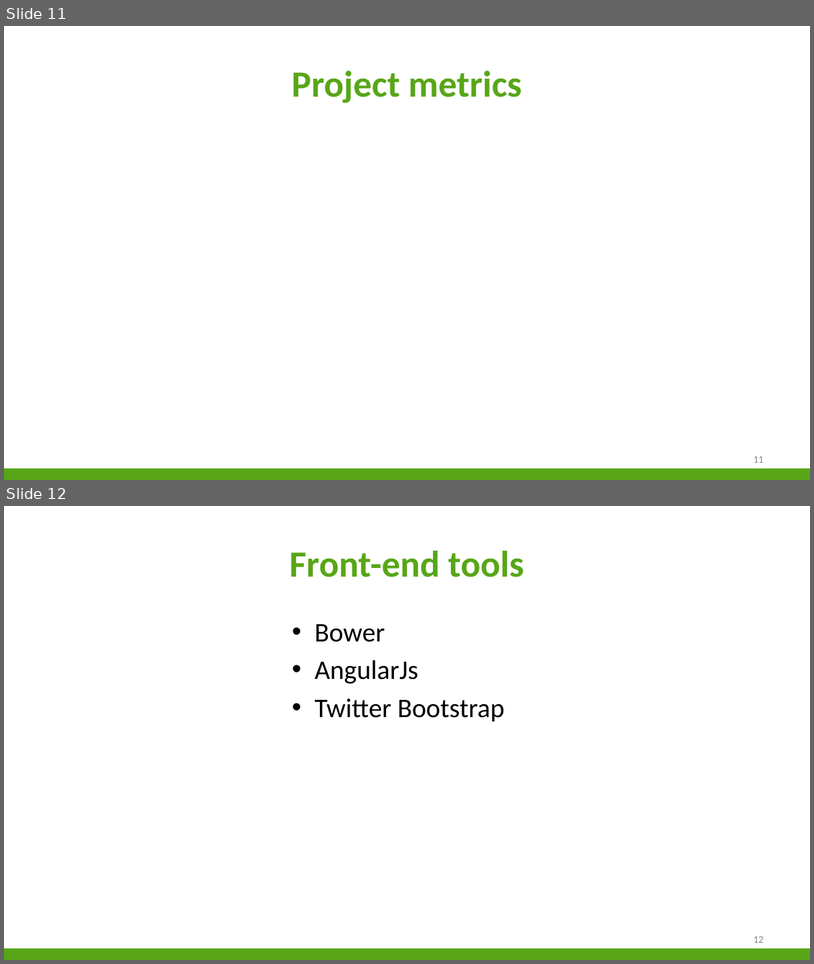
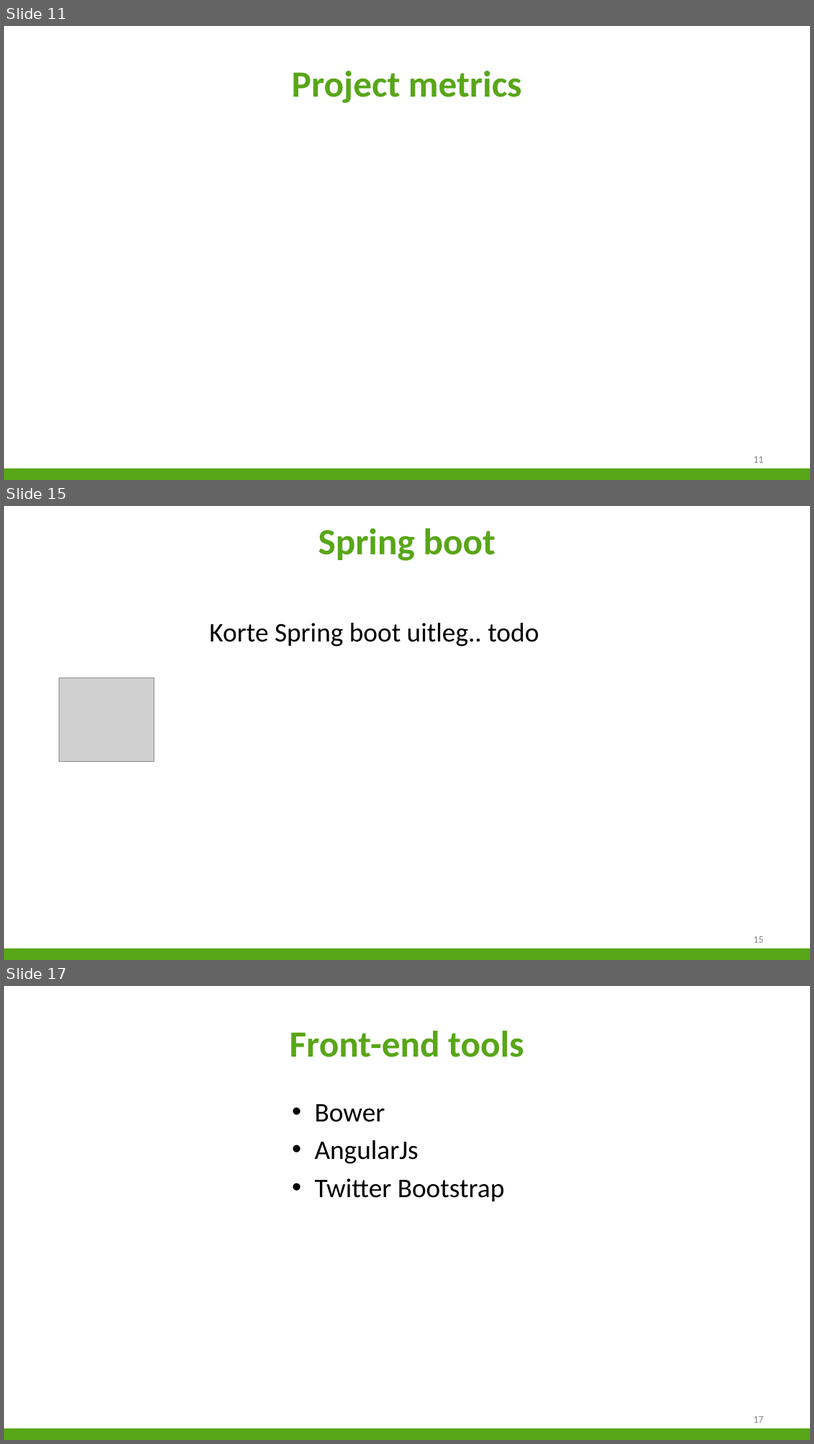
Before and after one commit to niekvandael/iTalent, a slide deck: italent/documents/Presentatie/Presentatie.pptx. Shown one above the other, each under a label of ours: slides 11 and 12 before the commit, slides 11, 15 and 17 after it; the slides between them are not shown. The pictures are 814x964 and 814x1444 pixels, drawn with LibreOffice and Linux fonts; fonts in the diff are those of the drawing; grey boxes stand for pictures; background and template pictures are left out. Boxes give left, top, right and bottom in pixels: in the first picture for what was removed or moved away, otherwise in the second. Text is boxed around its words. In the diff, an @@ line names an element or a change of style, - is before the commit and + after.

Commit message:
-  ( https://italent.cloudapp.net:9443/ccm/web/projects/iTalent#action=com.ibm.team.workitem.viewWorkItem&id= )

```diff
--- a/italent/documents/Presentatie/Presentatie.pptx
+++ b/italent/documents/Presentatie/Presentatie.pptx
@@ slide 15 added at <box>4,506,810,960</box>, background #FFFFFF; not listed: 1 template element that a slide beside it also shows @@
@@ title added at <box>319,528,496,561</box>, 44 pt, text #58A618, bold @@
+Spring boot
@@ text added at <box>209,623,539,646</box>, 32 pt, text #000000 @@
+Korte Spring boot uitleg.. todo
@@ picture added at <box>59,678,154,762</box> @@
@@ page number added at <box>754,936,764,942</box>, 12 pt, text #898989 @@
+15
@@ what was slide 12 is now slide 17 @@
@@ page number at <box>754,1416,764,1422</box>: text changed @@
-12
+17
```
Also in this commit, not shown: 5 other slides added.
